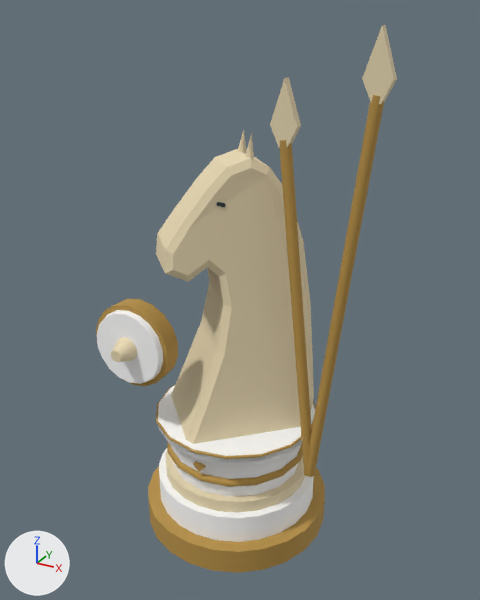
A saved change to the glTF model art/terrain-study/unit-roster-review/numidianCavalry.glb.
The view is the same before and after, from a camera (50 mm lens) standing at (0.695, -1.244, 1.229) and looking at (0.013, -0.005, 0.609). Every picture has the same lights, and +X, +Y and +Z are marked at lower left. The first picture is the older version. Where no turn or scale is listed for an object, it has been applied to the vertices. Vertices at exactly the same position are counted once.

The older version as bpy lines, for what is in view:
```python
ob_continuous_ivory_knight_bust = bpy.data.objects.new('Continuous ivory knight bust', me_mesh_9)
ob_continuous_ivory_knight_bust.location = (0.0, 0.0, 0.299)
ob_javelin_shaft = bpy.data.objects.new('Javelin shaft', me_mesh_20)
ob_javelin_shaft.location = (0.18, -0.047, 0.608)
ob_javelin_shaft_001 = bpy.data.objects.new('Javelin shaft.001', me_mesh_22)
ob_javelin_shaft_001.location = (0.27, -0.047, 0.655)
ob_leaf_point = bpy.data.objects.new('Leaf point', me_mesh_21)
ob_leaf_point.location = (0.137, -0.038, 0.979)
ob_leaf_point_001 = bpy.data.objects.new('Leaf point.001', me_mesh_23)
ob_leaf_point_001.location = (0.317, -0.038, 1.073)
ob_raised_boss = bpy.data.objects.new('Raised boss', me_mesh_19)
ob_raised_boss.location = (-0.169, -0.221, 0.526)
ob_round_enamel_shield = bpy.data.objects.new('Round enamel shield', me_mesh_18)
ob_round_enamel_shield.location = (-0.169, -0.191, 0.526)
ob_round_shield_rim = bpy.data.objects.new('Round shield rim', me_mesh_17)
ob_round_shield_rim.location = (-0.169, -0.166, 0.526)
# also in view: 'Trim plinth' at (0.0, 0.0, 0.032); 'Gilt socket rim' at (0.0, 0.0, 0.306); 'Ivory base bead' at (0.0, 0.0, 0.151); 'Solid enamel socket' at (0.0, 0.0, 0.3); 'Low enamel knight seat' at (0.0, 0.0, 0.238)
```
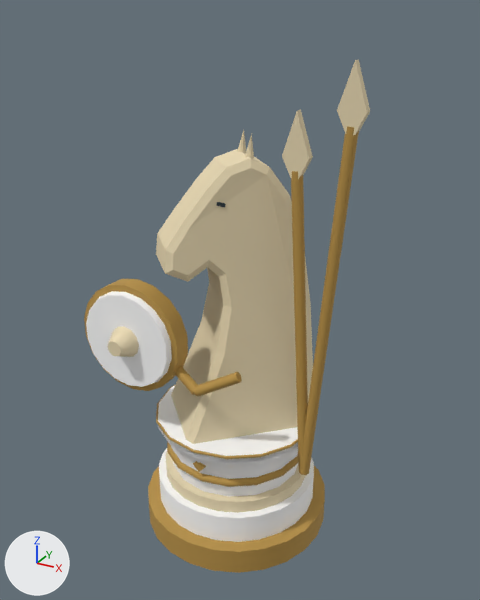
Where the newer file only moved an object's origin or applied its transform, the numbers keep the older frame.

The change, as a diff of the scene's bpy script:
```diff
--- a/art/terrain-study/unit-roster-review/numidianCavalry.glb.py
+++ b/art/terrain-study/unit-roster-review/numidianCavalry.glb.py
@@ me_mesh_17 @@
-me_mesh_17.from_pydata(...)  # 40 vertices, 72 faces; spans x -0.099..0.099, y -0.022..0.022, z -0.101..0.101
+me_mesh_17.from_pydata(...)  # 40 vertices, 72 faces; spans x -0.129..0.129, y -0.022..0.022, z -0.131..0.131
+# me_mesh_17 part 1: the whole mesh is scaled about its middle by (1.3, 1, 1.3)
 me_mesh_17.materials.append(mat_antique_gold)
@@ me_mesh_18 @@
-me_mesh_18.from_pydata(...)  # 40 vertices, 72 faces; spans x -0.089..0.089, y -0.011..0.011, z -0.091..0.091
+me_mesh_18.from_pydata(...)  # 40 vertices, 72 faces; spans x -0.116..0.116, y -0.011..0.011, z -0.118..0.118
+# me_mesh_18 part 2: the whole mesh is scaled about its middle by (1.3, 1, 1.3)
 me_mesh_18.materials.append(mat_owner_enamel)
@@ me_mesh_20 @@
-me_mesh_20.from_pydata(...)  # 20 vertices, 32 faces; spans x -0.056..0.056, y -0.013..0.013, z -0.387..0.387
+me_mesh_20.from_pydata(...)  # 20 vertices, 32 faces; spans x -0.029..0.042, y -0.013..0.013, z -0.386..0.328
+# me_mesh_20 part 3: the 1 vertex in x 0.056, y 0.0, z -0.384 is moved by (-0.014, 0.0, -0.001)
+# me_mesh_20 part 4: all 7 vertices in x -0.043..-0.03, y -0.013..0.013, z 0.385..0.387 are moved by (0.027, 0.0, -0.058)
+# me_mesh_20 part 5: all 3 vertices in x -0.056..-0.052, y -0.009..0.009, z 0.384 are moved by (0.027, 0.0, -0.057)
+# other edits to the shape of me_mesh_20 do not show in these pictures
 me_mesh_20.materials.append(mat_antique_gold)
@@ me_mesh_22 @@
-me_mesh_22.from_pydata(...)  # 20 vertices, 32 faces; spans x -0.06..0.06, y -0.013..0.013, z -0.433..0.433
+me_mesh_22.from_pydata(...)  # 20 vertices, 32 faces; spans x -0.074..0.016, y -0.013..0.013, z -0.433..0.375
+# me_mesh_22 part 6: the whole mesh is multiplied about its middle by the matrix ((0.931, 0.0, -0.027), (0.0, 0.931, 0.0), (0.027, 0.0, 0.931)), then moved by (-0.029, 0.0, -0.029)
 me_mesh_22.materials.append(mat_antique_gold)
@@ ob_round_shield_rim @@
 ob_round_shield_rim = bpy.data.objects.new('Round shield rim', me_mesh_17)
-ob_round_shield_rim.location = (-0.169, -0.166, 0.526)
+ob_round_shield_rim.location = (-0.172, -0.166, 0.544)
@@ ob_round_enamel_shield @@
 ob_round_enamel_shield = bpy.data.objects.new('Round enamel shield', me_mesh_18)
-ob_round_enamel_shield.location = (-0.169, -0.191, 0.526)
+ob_round_enamel_shield.location = (-0.172, -0.191, 0.544)
@@ ob_raised_boss @@
 ob_raised_boss = bpy.data.objects.new('Raised boss', me_mesh_19)
-ob_raised_boss.location = (-0.169, -0.221, 0.526)
+ob_raised_boss.location = (-0.172, -0.221, 0.544)
@@ ob_leaf_point @@
 ob_leaf_point = bpy.data.objects.new('Leaf point', me_mesh_21)
-ob_leaf_point.location = (0.137, -0.038, 0.979)
+ob_leaf_point.location = (0.164, -0.038, 0.922)
@@ ob_leaf_point_001 @@
 ob_leaf_point_001 = bpy.data.objects.new('Leaf point.001', me_mesh_23)
-ob_leaf_point_001.location = (0.317, -0.038, 1.073)
+ob_leaf_point_001.location = (0.273, -0.038, 1.015)
@@ ob_loose_neck_cord_001 @@
+ob_loose_neck_cord_001 = bpy.data.objects.new('Loose neck cord.001', me_mesh_25)  # 20 vertices, 32 faces; spans x -0.0529..0.0529, y -0.0237..0.0237, z -0.0357..0.0357; in mat_antique_gold (orange #b69045)
+ob_loose_neck_cord_001.location = (0.047, -0.168, 0.479)
@@ ob_loose_neck_cord @@
+ob_loose_neck_cord = bpy.data.objects.new('Loose neck cord', me_mesh_24)  # 20 vertices, 32 faces; spans x -0.0531..0.0531, y -0.023..0.023, z -0.0357..0.0357; in mat_antique_gold (orange #b69045)
+ob_loose_neck_cord.location = (-0.047, -0.168, 0.479)
```

Boxes (x1, y1, x2, y2) around the edits, measured in the pictures (480 x 600 px; the box of a moved part takes in the faces that stretch with it):
'Javelin shaft.001', reshaped (27% narrower, 9% shorter): before (307, 95, 385, 477); after (302, 126, 359, 475)
'Round enamel shield', moved, rescaled (30% wider, 29% taller): before (97, 310, 163, 384); after (86, 291, 172, 387)
'Javelin shaft', reshaped (47% narrower, 10% shorter): before (279, 140, 312, 476); after (291, 171, 308, 474)
'Round shield rim', moved, rescaled (27% wider, 28% taller): before (96, 299, 178, 386); after (84, 279, 188, 391)
'Leaf point.001', moved: before (362, 25, 397, 104); after (337, 60, 370, 135)
'Leaf point', moved: before (270, 77, 301, 147); after (282, 110, 313, 179)
'Raised boss', moved: before (111, 338, 137, 362); after (108, 326, 139, 357)
'Loose neck cord.001', added (orange): after (194, 372, 242, 396)
'Loose neck cord', added: after (175, 366, 198, 395)
part 3 of me_mesh_20, moved or reshaped: before (291, 143, 312, 443); after (303, 190, 308, 422)
part 4 of me_mesh_20, moved or reshaped: before (282, 140, 310, 476); after (294, 171, 305, 474)
part 5 of me_mesh_20, moved or reshaped: before (279, 140, 304, 464); after (291, 171, 299, 465)
